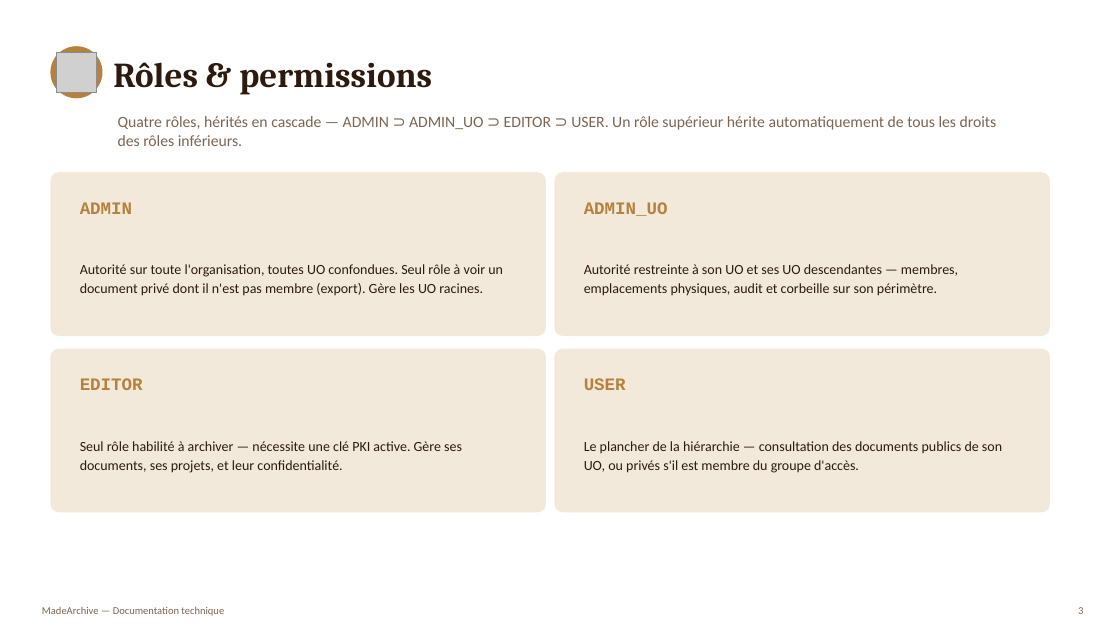
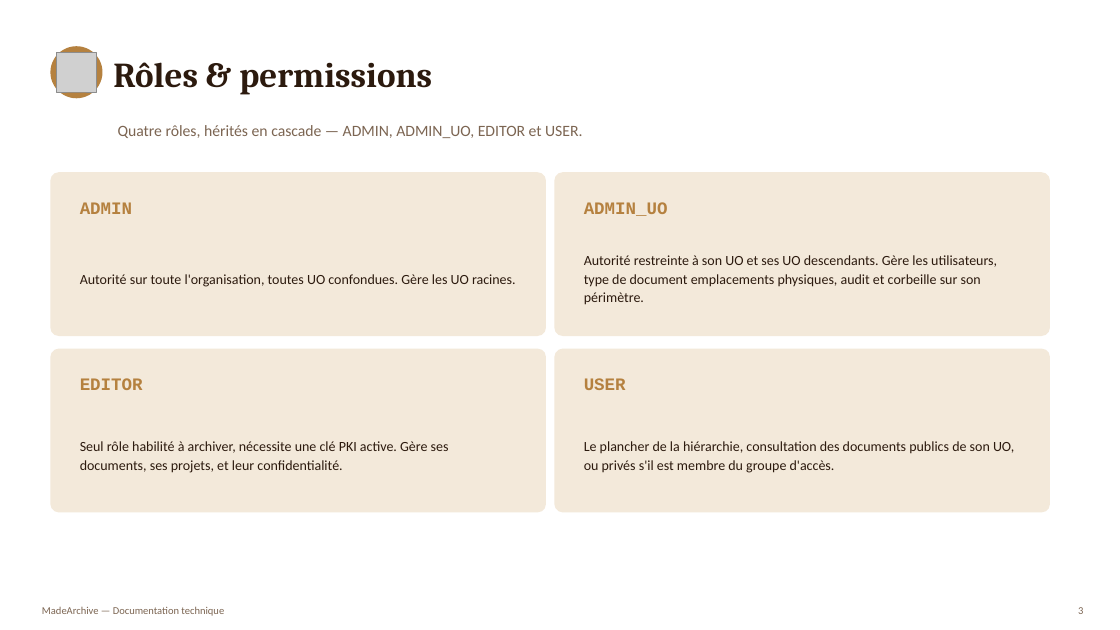
Before and after one commit to Lloyd-koutele/MadeArchive, a slide deck: slide 3 of docs/documentation-application.pptx. Drawn at 1120x630 pixels with LibreOffice and Linux fonts; fonts in the diff are those of the drawing; grey boxes stand for pictures. Boxes give left, top, right and bottom in pixels: in the first picture for what was removed or moved away, otherwise in the second. Text is boxed around its words. In the diff, an @@ line names an element or a change of style, - is before the commit and + after.

Commit message:
madeArchive 1.1

```diff
--- a/docs/documentation-application.pptx
+++ b/docs/documentation-application.pptx
@@ text at (118,125,582,138): text changed @@
-Quatre rôles, hérités en cascade — ADMIN ⊃ ADMIN_UO ⊃ EDITOR ⊃ USER. Un rôle supérieur hérite automatiquement de tous les droits des rôles inférieurs.
+Quatre rôles, hérités en cascade — ADMIN, ADMIN_UO, EDITOR et USER.
@@ text at (584,255,997,305): text changed @@
-Autorité restreinte à son UO et ses UO descendantes — membres, emplacements physiques, audit et corbeille sur son périmètre.
+Autorité restreinte à son UO et ses UO descendants. Gère les utilisateurs, type de document emplacements physiques, audit et corbeille sur son périmètre.
@@ text at (80,274,516,287): text changed @@
-Autorité sur toute l'organisation, toutes UO confondues. Seul rôle à voir un document privé dont il n'est pas membre (export). Gère les UO racines.
+Autorité sur toute l'organisation, toutes UO confondues. Gère les UO racines.
@@ text at (80,441,449,473): text changed @@
-Seul rôle habilité à archiver — nécessite une clé PKI active. Gère ses documents, ses projets, et leur confidentialité.
+Seul rôle habilité à archiver, nécessite une clé PKI active. Gère ses documents, ses projets, et leur confidentialité.
@@ text at (584,441,1014,473): text changed @@
-Le plancher de la hiérarchie — consultation des documents publics de son UO, ou privés s'il est membre du groupe d'accès.
+Le plancher de la hiérarchie, consultation des documents publics de son UO, ou privés s'il est membre du groupe d'accès.
```
Also in this commit, not shown: 29 other slides changed, 8 slides removed, 15 other files.
